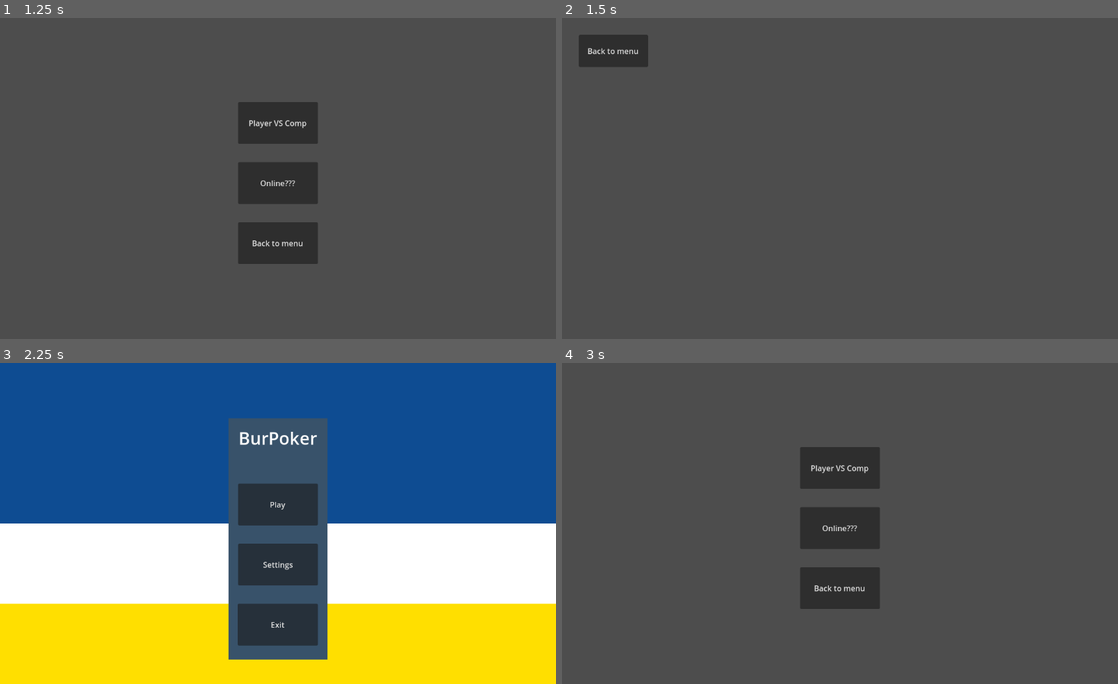
Above: before the commit, frames 1-4 (two rows, left to right).
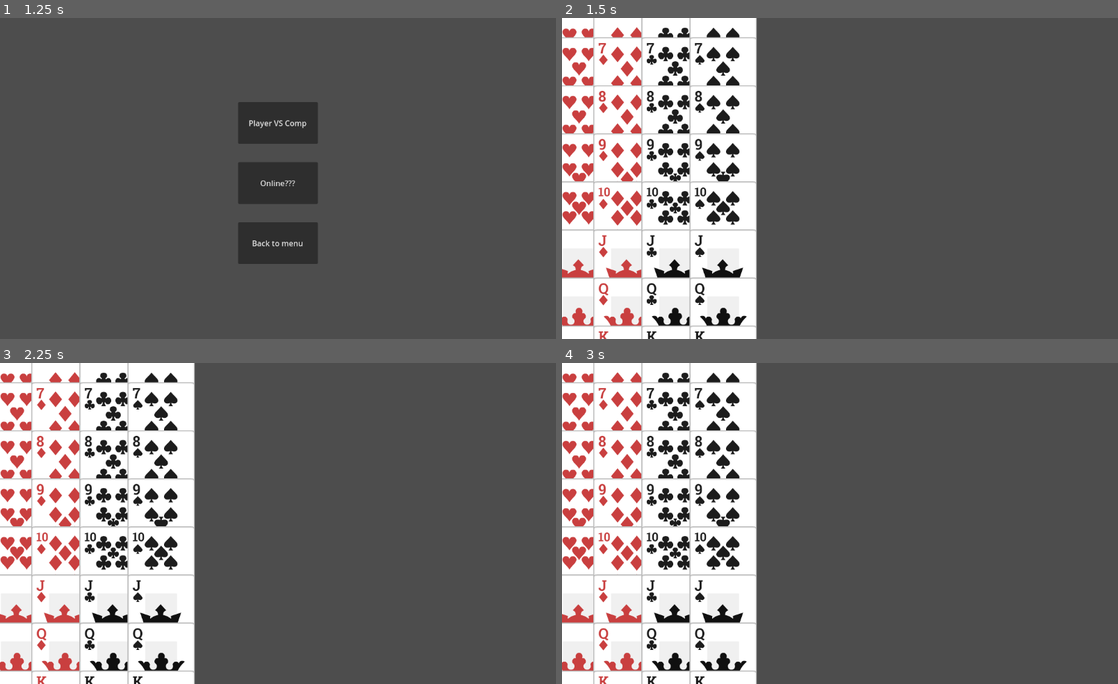
Above: after the commit, the same moments.

Repository: Zandaru117/Project_BurPoker_S1
Game: Godot game, scene res://scenes/MainMenu.tscn
Two runs of this game, one before a commit and one after it. Both use one fixed random seed, a clock stepped at 60 frames per second and the inputs below.
Inputs (mouse positions are in pixels of both pictures, inside the frame that each line leads up to):
- Up to frame 1 (1.25 s): click "Play" at 0.5 s
- Up to frame 2 (1.5 s): click "Player VS Comp" at 1.25 s
- Up to frame 3 (2.25 s): click "Back to menu" at 2 s
- Up to frame 4 (3 s): click (840, 504) at 2.75 s, where only the run before the commit has a clickable "Play"

Frame 1 is identical in both runs. In frame 2, 35% of the frame differs, in the area x 0-35%, y 0-100%; in frame 3, 94%, in the area x 0-100%, y 0-100%; in frame 4, 40%.

Commit message:
карты на столе

Diff:
--- /dev/null
+++ b/scenes/Card.tscn
@@ -0,0 +1,14 @@
+[gd_scene load_steps=3 format=3 uid="uid://dyn05tsxr2a55"]
+
+[ext_resource type="Script" uid="uid://fdnir700rpqq" path="res://scripts/game/Card.gd" id="1_yiag5"]
+
+[sub_resource type="RectangleShape2D" id="RectangleShape2D_4jj7t"]
+size = Vector2(140, 190)
+
+[node name="Card" type="Area2D"]
+script = ExtResource("1_yiag5")
+
+[node name="CollisionShape2D" type="CollisionShape2D" parent="."]
+shape = SubResource("RectangleShape2D_4jj7t")
+
+[node name="Sprite2D" type="Sprite2D" parent="."]
--- a/scenes/GameVSComp.tscn
+++ b/scenes/GameVSComp.tscn
@@ -1,9 +1,11 @@
-[gd_scene load_steps=2 format=3 uid="uid://2gymps8mmgsb"]
+[gd_scene load_steps=4 format=3 uid="uid://2gymps8mmgsb"]
 
-[ext_resource type="Script" uid="uid://dhqis3thet8ur" path="res://scripts/ui/screens/GameVSComp.gd" id="1_0r0sg"]
+[ext_resource type="Script" uid="uid://btqeoeugn3h8u" path="res://scripts/game/Game_VS_Comp.gd" id="1_lpfnd"]
+[ext_resource type="Script" uid="uid://56moeaex7uaq" path="res://scripts/game/Deck.gd" id="2_xiwkc"]
+[ext_resource type="PackedScene" uid="uid://dyn05tsxr2a55" path="res://scenes/Card.tscn" id="3_xiwkc"]
 
 [node name="GameVSComp" type="Node2D"]
-script = ExtResource("1_0r0sg")
+script = ExtResource("1_lpfnd")
 
 [node name="BackToMenuButton" type="Button" parent="."]
 offset_left = 35.0
@@ -12,4 +14,9 @@
 offset_bottom = 102.0
 text = "Back to menu"
 
+[node name="Deck" type="Node" parent="."]
+script = ExtResource("2_xiwkc")
+card_scene = ExtResource("3_xiwkc")
+metadata/_custom_type_script = "uid://56moeaex7uaq"
+
 [connection signal="pressed" from="BackToMenuButton" to="." method="_on_back_to_menu_button_pressed"]
--- /dev/null
+++ b/scenes/deck.tscn
@@ -0,0 +1,6 @@
+[gd_scene load_steps=2 format=3 uid="uid://bfcsey0gwjai"]
+
+[ext_resource type="Script" uid="uid://56moeaex7uaq" path="res://scripts/game/Deck.gd" id="1_sdhao"]
+
+[node name="Deck" type="Node"]
+script = ExtResource("1_sdhao")
--- /dev/null
+++ b/scripts/game/Card.gd
@@ -0,0 +1,35 @@
+extends Area2D
+class_name Card
+
+enum Suit { hearts, diamonds, clubs, spades }
+enum Rank { six, seven, eight, nine, ten, jack, queen, king, ace }
+
+var suit: Suit
+var rank: Rank
+var card_position: Vector2
+
+@onready var sprite: Sprite2D = $Sprite2D   # ← ВАЖНО
+
+func setup(new_suit: Suit, new_rank: Rank, new_position: Vector2):
+	suit = new_suit
+	rank = new_rank
+	card_position = new_position
+	print("Засетапено %s, %s, %s" % [suit, rank, card_position])
+
+
+func load_card_texture():
+	var texture_path = "res://assets/cards/card_%s_%s.png" % [Suit.keys()[suit], Rank.keys()[rank]]
+	print(texture_path)
+	var texture: Texture2D = load(texture_path)
+	sprite.texture = texture
+
+# Called when the node enters the scene tree for the first time.
+func _ready() -> void:
+	load_card_texture()
+	print("texture loaded")
+	pass # Replace with function body.
+
+
+# Called every frame. 'delta' is the elapsed time since the previous frame.
+func _process(delta: float) -> void:
+	pass
--- /dev/null
+++ b/scripts/game/Deck.gd
@@ -0,0 +1,26 @@
+extends Node
+class_name Deck
+
+var cards: Array = []
+@export var card_scene: PackedScene
+
+func initialize_deck():
+	for suit in Card.Suit.size():
+		for rank in Card.Rank.size():
+			var card: Card = card_scene.instantiate()
+			var position = Vector2(35+suit*100,35+rank*100)
+			card.setup(suit, rank, position)
+			cards.append(card)
+			add_child(card)
+			card.position = position
+			print("Added %s%s" % [Card.Suit.keys()[suit], Card.Rank.keys()[rank]])
+
+
+# Called when the node enters the scene tree for the first time.
+func _ready() -> void:
+	pass # Replace with function body.
+
+
+# Called every frame. 'delta' is the elapsed time since the previous frame.
+func _process(delta: float) -> void:
+	pass
--- /dev/null
+++ b/scripts/game/Game_VS_Comp.gd
@@ -0,0 +1,15 @@
+extends Node2D
+@onready var deck: Deck = $Deck
+
+# Called when the node enters the scene tree for the first time.
+func _ready() -> void:
+	deck.initialize_deck()
+	for i in range(deck.cards.size()):
+		#add_child(deck.cards[i])
+		deck.cards[i].card_position = Vector2(35,35)
+	pass # Replace with function body.
+
+
+# Called every frame. 'delta' is the elapsed time since the previous frame.
+func _process(delta: float) -> void:
+	pass
Not shown, added: scripts/game/Card.gd.uid
Not shown, added: scripts/game/Deck.gd.uid
Not shown, added: scripts/game/Game_VS_Comp.gd.uid
